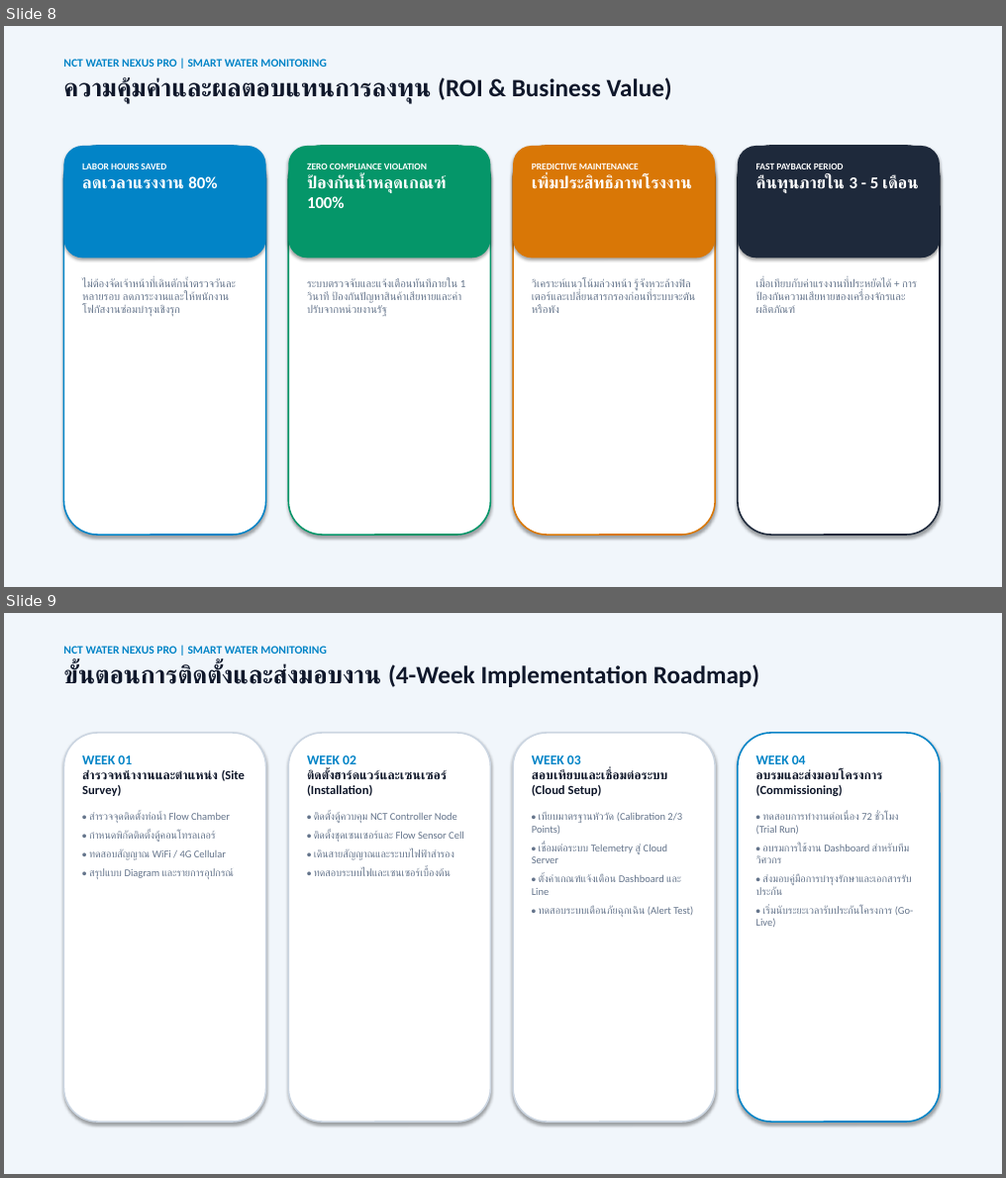
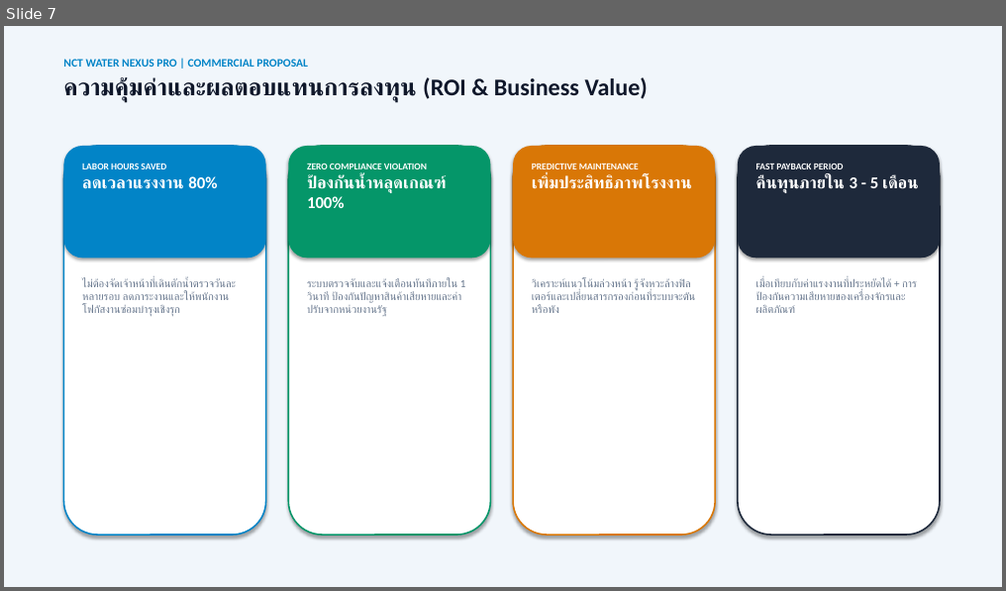
Before and after one commit to WoobWarb/nct-water-nexus, a slide deck: NCT_Water_Nexus_Report_and_Pricing.pptx. Shown one above the other, each under a label of ours: slides 8 and 9 before the commit, slide 7 after it. The pictures are 1006x1178 and 1006x591 pixels, drawn with LibreOffice and Linux fonts; fonts in the diff are those of the drawing. Boxes give left, top, right and bottom in pixels: in the first picture for what was removed or moved away, otherwise in the second. Text is boxed around its words. In the diff, an @@ line names an element or a change of style, - is before the commit and + after.

```diff
--- a/NCT_Water_Nexus_Report_and_Pricing.pptx
+++ b/NCT_Water_Nexus_Report_and_Pricing.pptx
@@ slide 9 removed at box(4, 613, 1002, 1174), background #F1F6FB @@
@@ text removed at box(63, 646, 760, 687) @@
-NCT WATER NEXUS PRO | SMART WATER MONITORING
-ขั้นตอนการติดตั้งและส่งมอบงาน (4-Week Implementation Roadmap)
@@ rounded rectangle removed at box(63, 733, 266, 1122) @@
@@ text removed at box(82, 756, 234, 879) @@
-WEEK 01
-สำรวจหน้างานและตำแหน่ง (Site Survey)
-• สำรวจจุดติดตั้งท่อน้ำ Flow Chamber
-• กำหนดพิกัดติดตั้งตู้คอนโทรลเลอร์
-• ทดสอบสัญญาณ WiFi / 4G Cellular
-• สรุปแบบ Diagram และรายการอุปกรณ์
@@ rounded rectangle removed at box(288, 733, 491, 1122) @@
@@ text removed at box(307, 756, 464, 876) @@
-WEEK 02
-ติดตั้งฮาร์ดแวร์และเซนเซอร์ (Installation)
-• ติดตั้งตู้ควบคุม NCT Controller Node
-• ติดตั้งชุดเซนเซอร์และ Flow Sensor Cell
-• เดินสายสัญญาณและระบบไฟฟ้าสำรอง
-• ทดสอบระบบไฟและเซนเซอร์เบื้องต้น
@@ rounded rectangle removed at box(513, 733, 715, 1122) @@
@@ text removed at box(532, 756, 693, 917) @@
-WEEK 03
-สอบเทียบและเชื่อมต่อระบบ (Cloud Setup)
-• เทียบมาตรฐานหัววัด (Calibration 2/3 Points)
-• เชื่อมต่อระบบ Telemetry สู่ Cloud Server
-• ตั้งค่าเกณฑ์แจ้งเตือน Dashboard และ Line
-• ทดสอบระบบเตือนภัยฉุกเฉิน (Alert Test)
@@ rounded rectangle removed at box(738, 733, 940, 1122) @@
@@ text removed at box(756, 756, 913, 927) @@
-WEEK 04
-อบรมและส่งมอบโครงการ (Commissioning)
-• ทดสอบการทำงานต่อเนื่อง 72 ชั่วโมง (Trial Run)
-• อบรมการใช้งาน Dashboard สำหรับทีมวิศวกร
-• ส่งมอบคู่มือการบำรุงรักษาและเอกสารรับประกัน
-• เริ่มนับระยะเวลารับประกันโครงการ (Go-Live)
@@ what was slide 8 is now slide 7 @@
@@ slide 7 changed as well @@
@@ text at box(63, 59, 308, 67): text changed @@
-NCT WATER NEXUS PRO | SMART WATER MONITORING
+NCT WATER NEXUS PRO | COMMERCIAL PROPOSAL
@@ text at box(63, 77, 648, 103): size 24 to 23 pt in "ความคุ้มค่าและผลตอบแทนการลงทุน (ROI & Business Value)" @@
```
Also in this commit, not shown: 4 other slides changed, 3 slides added, 4 other slides removed, 1 other file.
